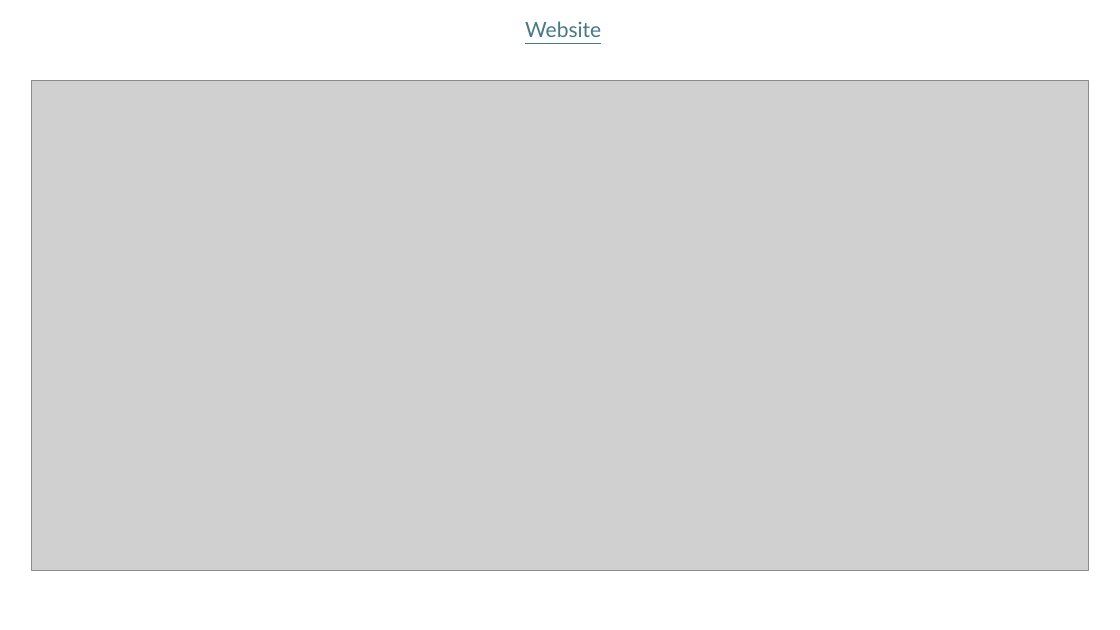
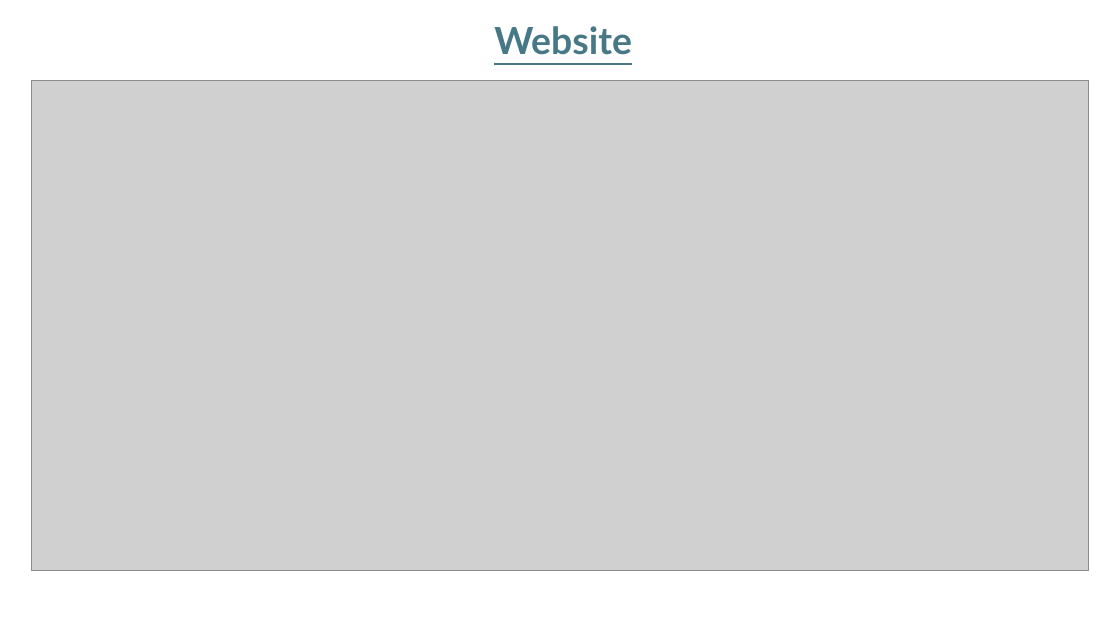
Before and after one commit to Cenbull70/Group_Project_3, a slide deck: slide 8 of Project3_Presentation.pptx. Drawn at 1120x630 pixels with LibreOffice and Linux fonts; fonts in the diff are those of the drawing; grey boxes stand for pictures. Boxes give left, top, right and bottom in pixels: in the first picture for what was removed or moved away, otherwise in the second. Text is boxed around its words. In the diff, an @@ line names an element or a change of style, - is before the commit and + after.

```diff
--- a/Project3_Presentation.pptx
+++ b/Project3_Presentation.pptx
@@ text "Website" at [494, 26, 632, 55]: size 18 to 32 pt, bold on @@
```
Also in this commit, not shown: 1 slide added, 1 other file.
